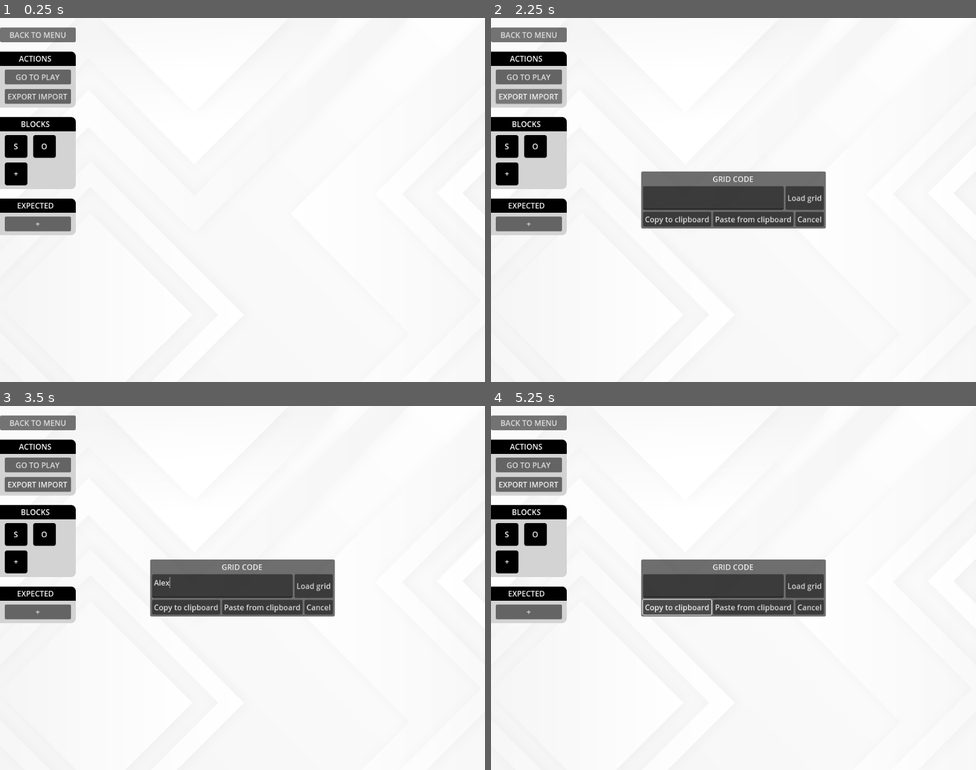
Above: before the commit, frames 1-4 (two rows, left to right).
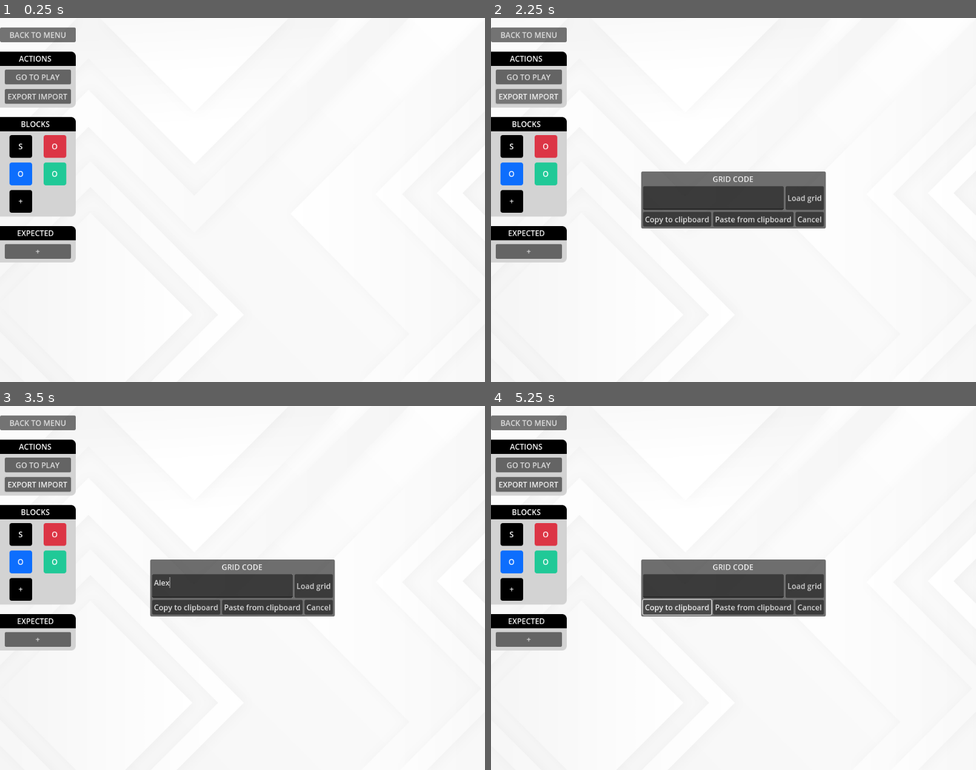
Above: after the commit, the same moments.

Repository: ricoapon/planet-cell
Game: Godot game, scene res://scenes/screens/EditGridScreen.tscn
Same seed, same stepped clock (60 frames per second), same inputs: the game is played once before the commit and once after it. This scene is started directly instead of the project's main scene.
Inputs (mouse positions are in pixels of both pictures, inside the frame that each line leads up to):
- Up to frame 1 (0.25 s): no input
- Up to frame 2 (2.25 s): click "GO TO PLAY" at 0.5 s; click "GO TO PLAY" at 1.25 s; click "EXPORT IMPORT" at 2 s
- Up to frame 3 (3.5 s): click (223, 584) at 2.77 s; type "Alex" at 2.85 s
- Up to frame 4 (5.25 s): click "+" at 3.5 s; click "EXPORT IMPORT" at 4.25 s; click "Copy to clipboard" at 5 s

The runs differ from the first frame. In frame 1, 4.1% of the frame differs, in the area x 0-16%, y 32-68%; in frame 2, 4.1%; in frame 3, 4.1%; in frame 4, 4.1%.
Error in both runs: Invalid access to property or key 'expected_output' on a base object of type 'Nil'. (res://scenes/screens/EditGridScreen.gd:19)

Commit message:
Show output blocks with their respective colors

Diff:
--- a/scenes/components/blocks/BlockTextures.gd
+++ b/scenes/components/blocks/BlockTextures.gd
@@ -4,7 +4,7 @@
 
 const CORNER_RADIUS = 5
 
-static func get_theme(block_type: AbstractBlock.Type) -> StyleBoxFlat:
+static func get_theme(block: AbstractBlock) -> StyleBoxFlat:
 	var style_box_flat: StyleBoxFlat = StyleBoxFlat.new()
 	style_box_flat.corner_radius_top_left = CORNER_RADIUS
 	style_box_flat.corner_radius_top_right = CORNER_RADIUS
@@ -12,13 +12,14 @@
 	style_box_flat.corner_radius_bottom_right = CORNER_RADIUS
 	style_box_flat.set_corner_detail(10)
 
-	match block_type:
+	match block.type():
 		AbstractBlock.Type.STARTER:
 			style_box_flat.bg_color = Color.BLACK
 		AbstractBlock.Type.SPLIT:
 			style_box_flat.bg_color = Color.BLACK
 		AbstractBlock.Type.OUTPUT:
-			style_box_flat.bg_color = Color.BLACK
+			var output_block: OutputBlock = block
+			style_box_flat.bg_color = SingleColorView.OUTPUT_TO_COLOR[output_block.color]
 
 	return style_box_flat
 
--- a/scenes/components/blocks/BlockView.gd
+++ b/scenes/components/blocks/BlockView.gd
@@ -14,7 +14,7 @@
 	block = _block
 
 func _ready():
-	add_theme_stylebox_override("panel", BlockTextures.get_theme(block.type()))
+	add_theme_stylebox_override("panel", BlockTextures.get_theme(block))
 	$Label.text = BlockTextures.get_text(block.type())
 
 signal drag_start(coordinate: Coordinate)
--- a/scenes/components/blocks/DraggableBlock.gd
+++ b/scenes/components/blocks/DraggableBlock.gd
@@ -1,9 +1,11 @@
 extends Panel
 
 @export var block_type: AbstractBlock.Type
+# Only relevant when the block_type is OUTPUT.
+@export var output_color: SingleOutput.OutputColor
 
 func _ready():
-	add_theme_stylebox_override("panel", BlockTextures.get_theme(block_type))
+	add_theme_stylebox_override("panel", BlockTextures.get_theme(_create_block_instance()))
 	$Label.text = BlockTextures.get_text(block_type)
 
 func _get_drag_data(_at_position: Vector2):
@@ -24,7 +26,7 @@
 		AbstractBlock.Type.SPLIT:
 			return SplitBlock.new()
 		AbstractBlock.Type.OUTPUT:
-			return OutputBlock.new(SingleOutput.OutputColor.RED)
+			return OutputBlock.new(output_color)
 		_:
 			push_error("Found block type that is not updated in enum", block_type)
 			return null
--- a/scenes/components/output/SingleColorView.gd
+++ b/scenes/components/output/SingleColorView.gd
@@ -1,7 +1,7 @@
 class_name SingleColorView
 extends Panel
 
-var OUTPUT_TO_COLOR: Dictionary[SingleOutput.OutputColor, Color] = {
+static var OUTPUT_TO_COLOR: Dictionary[SingleOutput.OutputColor, Color] = {
 	SingleOutput.OutputColor.RED: Color.html("#dc3545"),
 	SingleOutput.OutputColor.BLUE: Color.html("#0d6efd"),
 	SingleOutput.OutputColor.GREEN: Color.html("#20c997")
--- a/scenes/screens/EditGridScreen.tscn
+++ b/scenes/screens/EditGridScreen.tscn
@@ -52,23 +52,44 @@
 [node name="Label" parent="VBoxContainer/BlocksSidePanel/VBoxContainer/Panel" index="0"]
 text = "BLOCKS"
 
-[node name="HBoxContainer" type="HBoxContainer" parent="VBoxContainer/BlocksSidePanel/VBoxContainer/MarginContainer/VBoxContainer" index="0"]
+[node name="HBoxContainer4" type="HBoxContainer" parent="VBoxContainer/BlocksSidePanel/VBoxContainer/MarginContainer/VBoxContainer" index="0"]
 layout_mode = 2
-theme_override_constants/separation = 12
 
-[node name="Starter" parent="VBoxContainer/BlocksSidePanel/VBoxContainer/MarginContainer/VBoxContainer/HBoxContainer" instance=ExtResource("4_gaef8")]
+[node name="Starter" parent="VBoxContainer/BlocksSidePanel/VBoxContainer/MarginContainer/VBoxContainer/HBoxContainer4" instance=ExtResource("4_gaef8")]
 layout_mode = 2
+size_flags_horizontal = 6
 block_type = 2
 
-[node name="Output" parent="VBoxContainer/BlocksSidePanel/VBoxContainer/MarginContainer/VBoxContainer/HBoxContainer" instance=ExtResource("4_gaef8")]
+[node name="OutputRed" parent="VBoxContainer/BlocksSidePanel/VBoxContainer/MarginContainer/VBoxContainer/HBoxContainer4" instance=ExtResource("4_gaef8")]
+layout_mode = 2
+size_flags_horizontal = 6
+
+[node name="HBoxContainer3" type="HBoxContainer" parent="VBoxContainer/BlocksSidePanel/VBoxContainer/MarginContainer/VBoxContainer" index="1"]
 layout_mode = 2
 
-[node name="HBoxContainer2" type="HBoxContainer" parent="VBoxContainer/BlocksSidePanel/VBoxContainer/MarginContainer/VBoxContainer" index="1"]
+[node name="OutputBlue" parent="VBoxContainer/BlocksSidePanel/VBoxContainer/MarginContainer/VBoxContainer/HBoxContainer3" instance=ExtResource("4_gaef8")]
+layout_mode = 2
+size_flags_horizontal = 6
+output_color = 1
+
+[node name="OutputGreen" parent="VBoxContainer/BlocksSidePanel/VBoxContainer/MarginContainer/VBoxContainer/HBoxContainer3" instance=ExtResource("4_gaef8")]
+layout_mode = 2
+size_flags_horizontal = 6
+output_color = 2
+
+[node name="HBoxContainer2" type="HBoxContainer" parent="VBoxContainer/BlocksSidePanel/VBoxContainer/MarginContainer/VBoxContainer" index="2"]
 layout_mode = 2
 
 [node name="Split" parent="VBoxContainer/BlocksSidePanel/VBoxContainer/MarginContainer/VBoxContainer/HBoxContainer2" instance=ExtResource("4_gaef8")]
 layout_mode = 2
+size_flags_horizontal = 6
 block_type = 1
+
+[node name="InvisibleForPadding" type="Panel" parent="VBoxContainer/BlocksSidePanel/VBoxContainer/MarginContainer/VBoxContainer/HBoxContainer2"]
+z_index = -1
+custom_minimum_size = Vector2(48, 48)
+layout_mode = 2
+size_flags_horizontal = 6
 
 [node name="ExpectedSidePanel" parent="VBoxContainer" instance=ExtResource("2_4v46g")]
 layout_mode = 2
